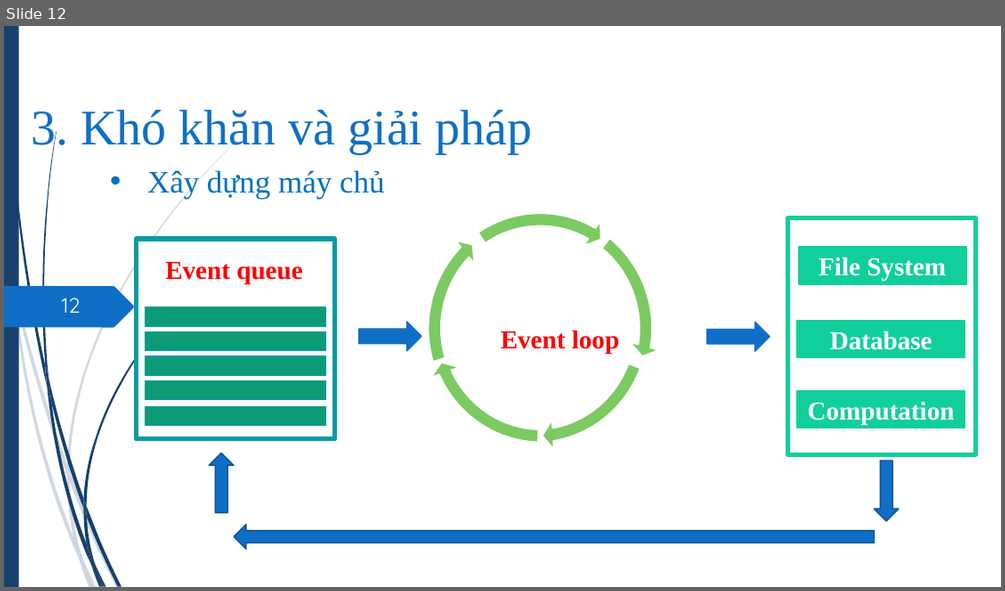
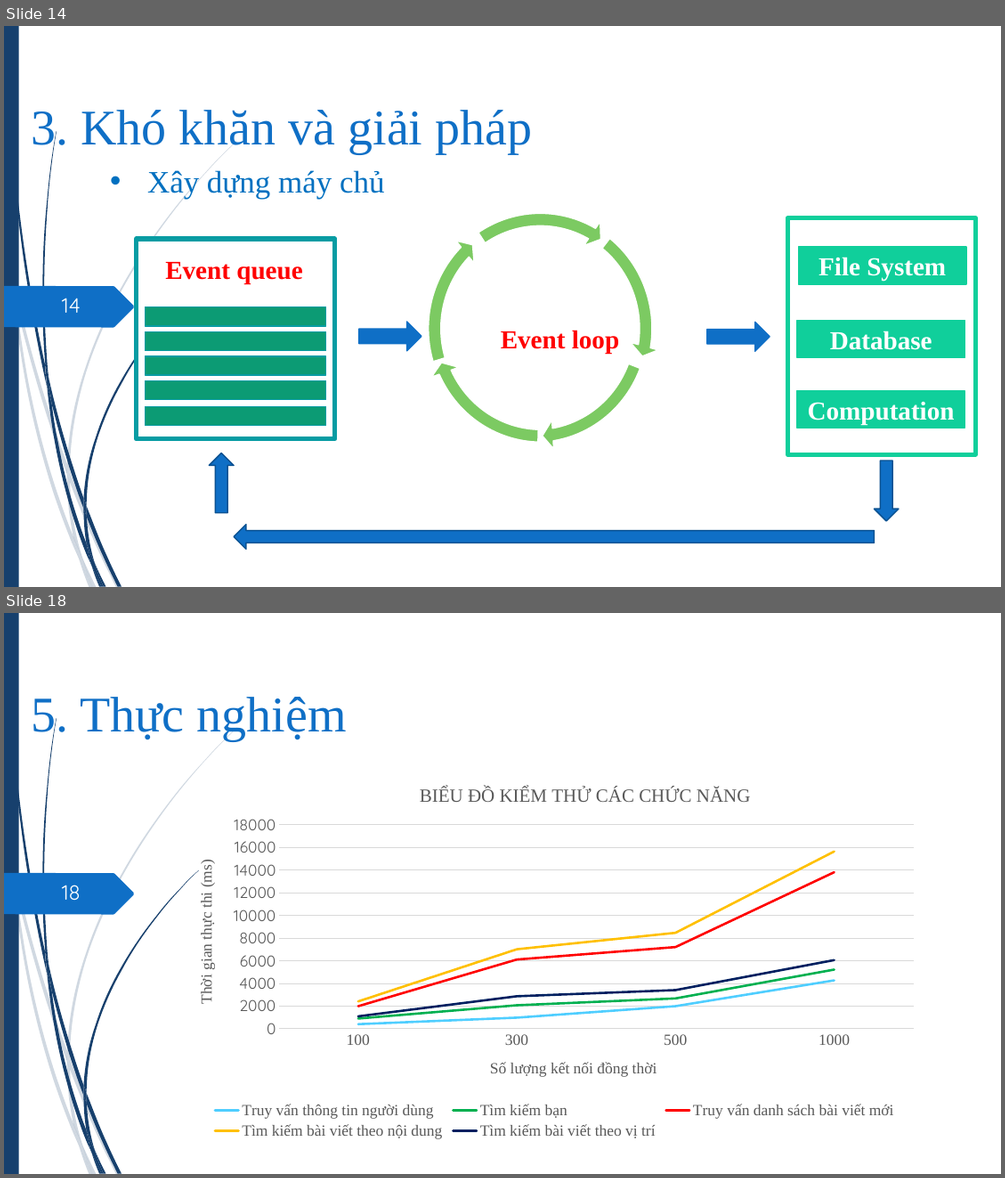
Before and after one commit to hvngoc/Presentation, a slide deck: slide 2.pptx. Shown one above the other, each under a label of ours: slide 12 before the commit, slides 14 and 18 after it; the slides between them are not shown. The pictures are 1005x591 and 1005x1178 pixels, drawn with LibreOffice and Linux fonts; fonts in the diff are those of the drawing. Boxes give left, top, right and bottom in pixels: in the first picture for what was removed or moved away, otherwise in the second. Text is boxed around its words. In the diff, an @@ line names an element or a change of style, - is before the commit and + after.

```diff
--- a/slide 2.pptx
+++ b/slide 2.pptx
@@ slide 18 added at (4,613,1001,1174), background #FFFFFF; not listed: 24 template elements that a slide beside it also shows @@
@@ title added at (32,697,347,740), 48 pt, text #0F6FC6 @@
+5. Thực nghiệm
@@ line chart added at (180,769,928,1143) @@
+title "BIỂU ĐỒ KIỂM THỬ CÁC CHỨC NĂNG "
+categories: 100, 300, 500, 1000
+Truy vấn thông tin người dùng: 400, 1000, 2000, 4300
+Tìm kiếm bạn: 900, 2100, 2700, 5200
+Truy vấn danh sách bài viết mới: 2000, 6100, 7200, 13800
+Tìm kiếm bài viết theo nội dung: 2400, 7000, 8500, 15600
+Tìm kiếm bài viết theo vị trí: 1100, 2900, 3400, 6100
@@ page number added at (62,884,81,900), 20 pt, text #FEFFFF @@
+18
@@ what was slide 12 is now slide 14 @@
@@ page number at (62,297,81,313): text changed @@
-12
+14
```
Also in this commit, not shown: 5 slides changed, 6 other slides added.
